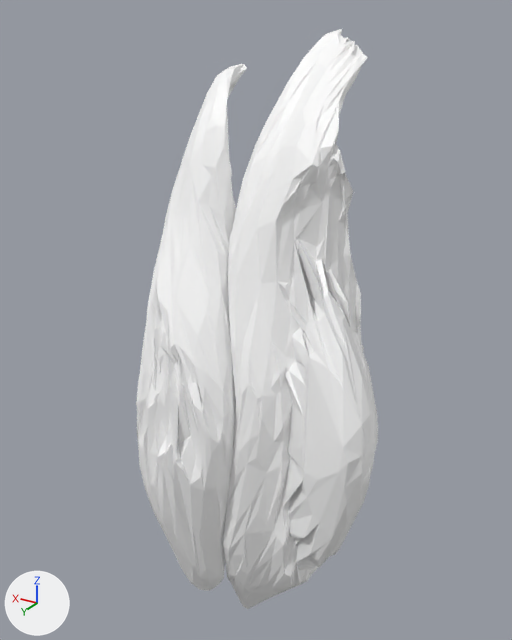
What one commit did to the glTF model public/assets/hra-v1/female/gastrocnemius-l.lod2.glb.
Rendered twice from a camera (50 mm lens) standing at (-0.141, 0.248, 0.146) and looking at (0.01, -0.004, 0.02). Lighting does not change. The marker at lower left points along +X, +Y and +Z. The first picture is the older version.

In view in the first picture: 'gastrocnemius-l'.
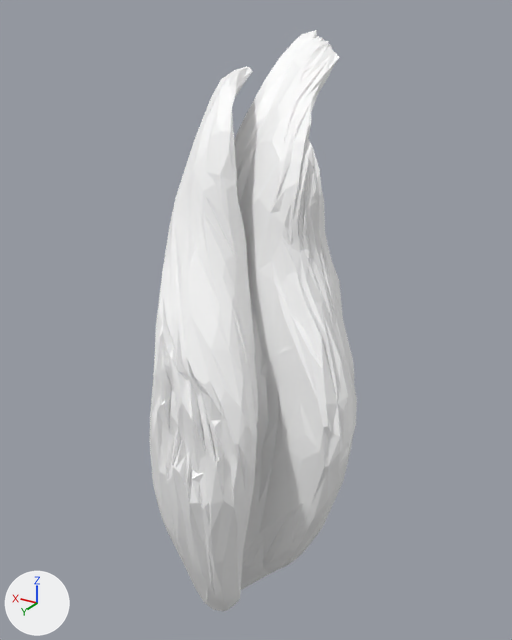
The change in detail:
me_gastrocnemius_l is used by ob_gastrocnemius_l; location (0.0, 0.0, 0.0); scale (0.141, 0.141, 0.141).
me_gastrocnemius_l had 1203 vertices, 2397 faces and spanned x -0.41..0.41, y -0.32..0.32, z -1.0..1.0.
me_gastrocnemius_l now has 1203 vertices, 2397 faces and spans x -0.32..0.32, y -0.38..0.38, z -1.0..1.0.
me_gastrocnemius_l part 1: the loose piece of 721 vertices spanning x -0.41..0.12, y -0.32..0.25, z -1.0..1.0 is rebuilt with 703 vertices and now spans x -0.32..0.23, y -0.38..0.19, z -1.0..1.0.
me_gastrocnemius_l part 2: 1 vertex moved within x 0.3, y 0.25, z -0.17; 481 vertices removed from x 0.0..0.41, y -0.26..0.32, z -0.9..0.9; 499 vertices added at x -0.1..0.32, y -0.2..0.38, z -0.9..0.9.
Object 'gastrocnemius-l' (ob_gastrocnemius_l) moves from (0.0, 0.0, 0.0) to (0.0, 0.0002, 0.0).
Object 'gastrocnemius-l' (ob_gastrocnemius_l) is rescaled from (0.141, 0.141, 0.141) to (0.14, 0.14, 0.14).

Location of each change, (x1, y1, x2, y2) in pixels of the pictures (512 x 640 px; the box of a moved part takes in the faces that stretch with it):
'gastrocnemius-l', reshaped, moved, rescaled (14% narrower)
    before: (136, 29, 378, 609)
    after: (149, 30, 357, 611)
part 1 of me_gastrocnemius_l, rebuilt
    before: (223, 29, 378, 609)
    after: (234, 30, 357, 590)
part 2 of me_gastrocnemius_l, moved or reshaped
    before: (136, 64, 247, 591)
    after: (149, 66, 258, 611)
